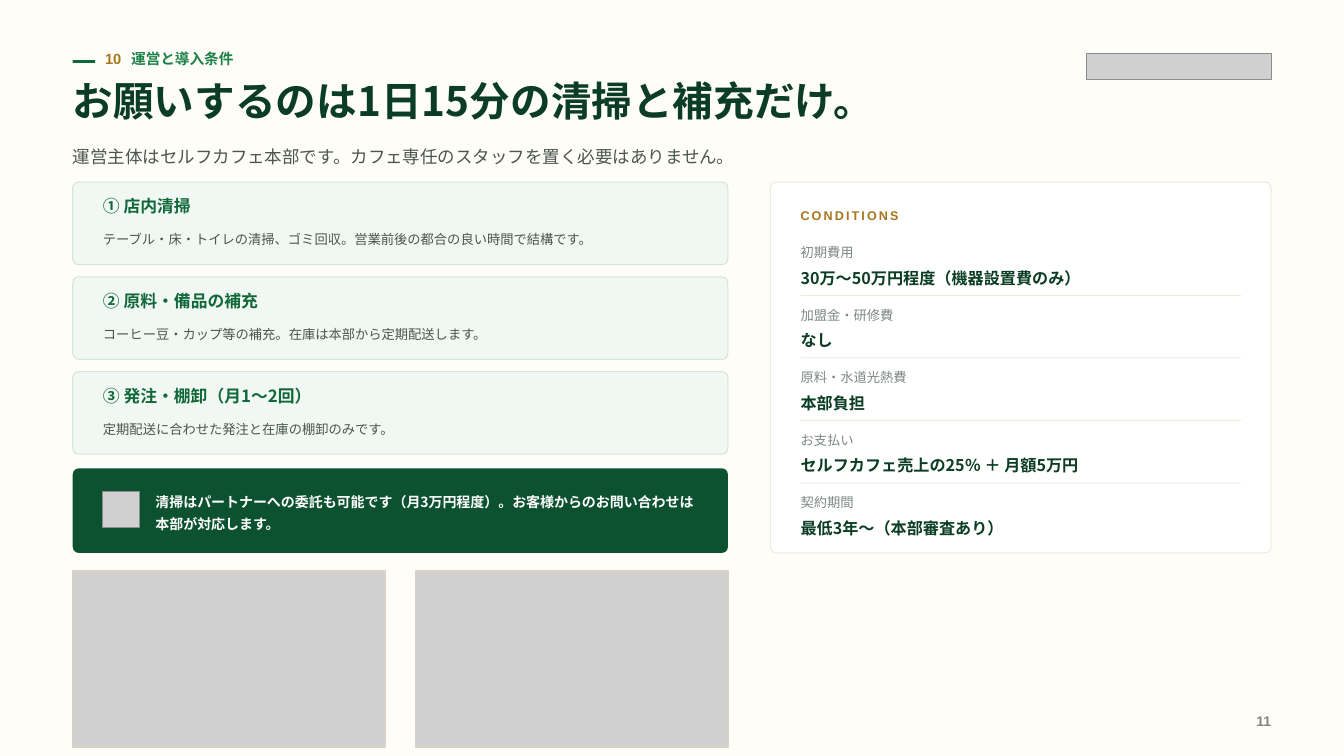
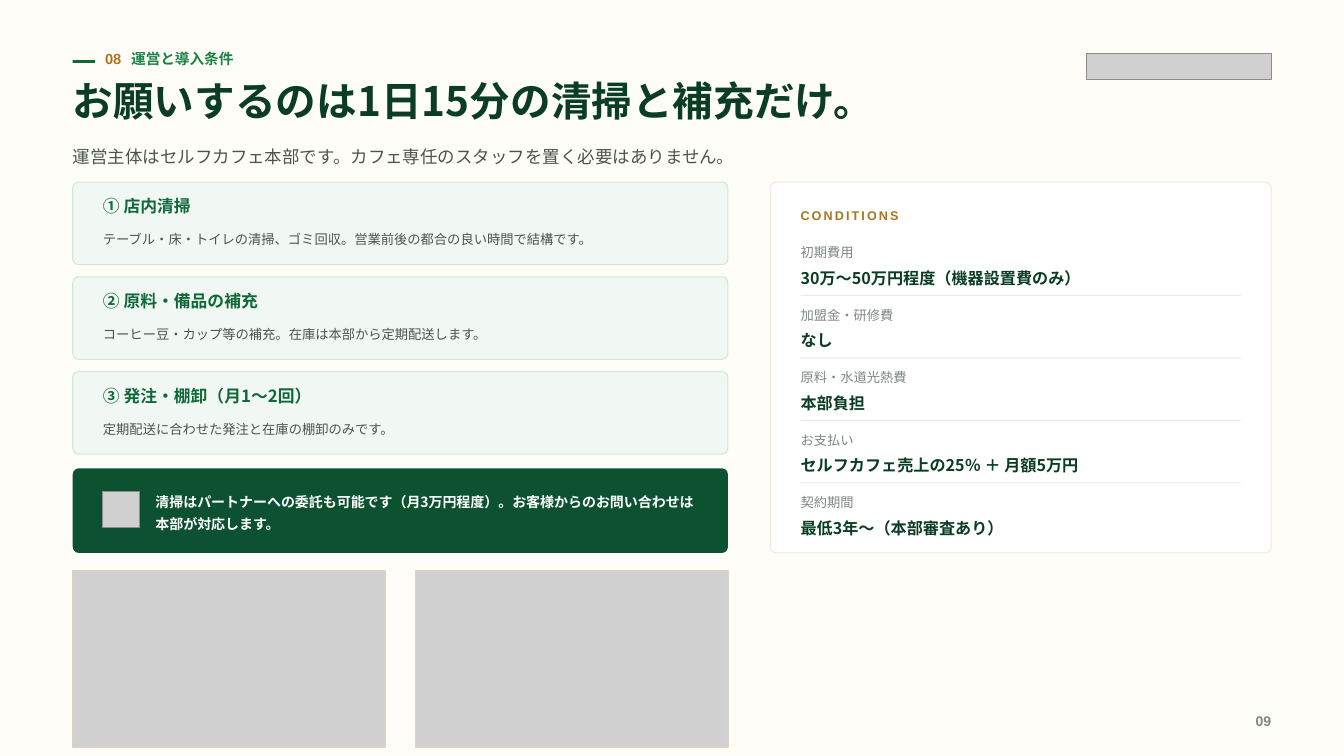
Before and after one commit to a5408071-cmd/suzuki-ceo, a slide deck: slide 9 of selfcafe-miraiya-deck/selfcafe-miraiya-deck.pptx (slide 11 before the commit). Drawn at 1344x756 pixels with LibreOffice and Linux fonts; fonts in the diff are those of the drawing; grey boxes stand for pictures. Boxes give left, top, right and bottom in pixels: in the first picture for what was removed or moved away, otherwise in the second. Text is boxed around its words. In the diff, an @@ line names an element or a change of style, - is before the commit and + after.

```diff
--- a/selfcafe-miraiya-deck/selfcafe-miraiya-deck.pptx
+++ b/selfcafe-miraiya-deck/selfcafe-miraiya-deck.pptx
@@ text at [105,51,233,66]: text changed @@
-10 運営と導入条件
+08 運営と導入条件
@@ text at [1256,716,1272,726]: text changed @@
-11
+09
```
Also in this commit, not shown: 7 other slides changed, 3 other files.
